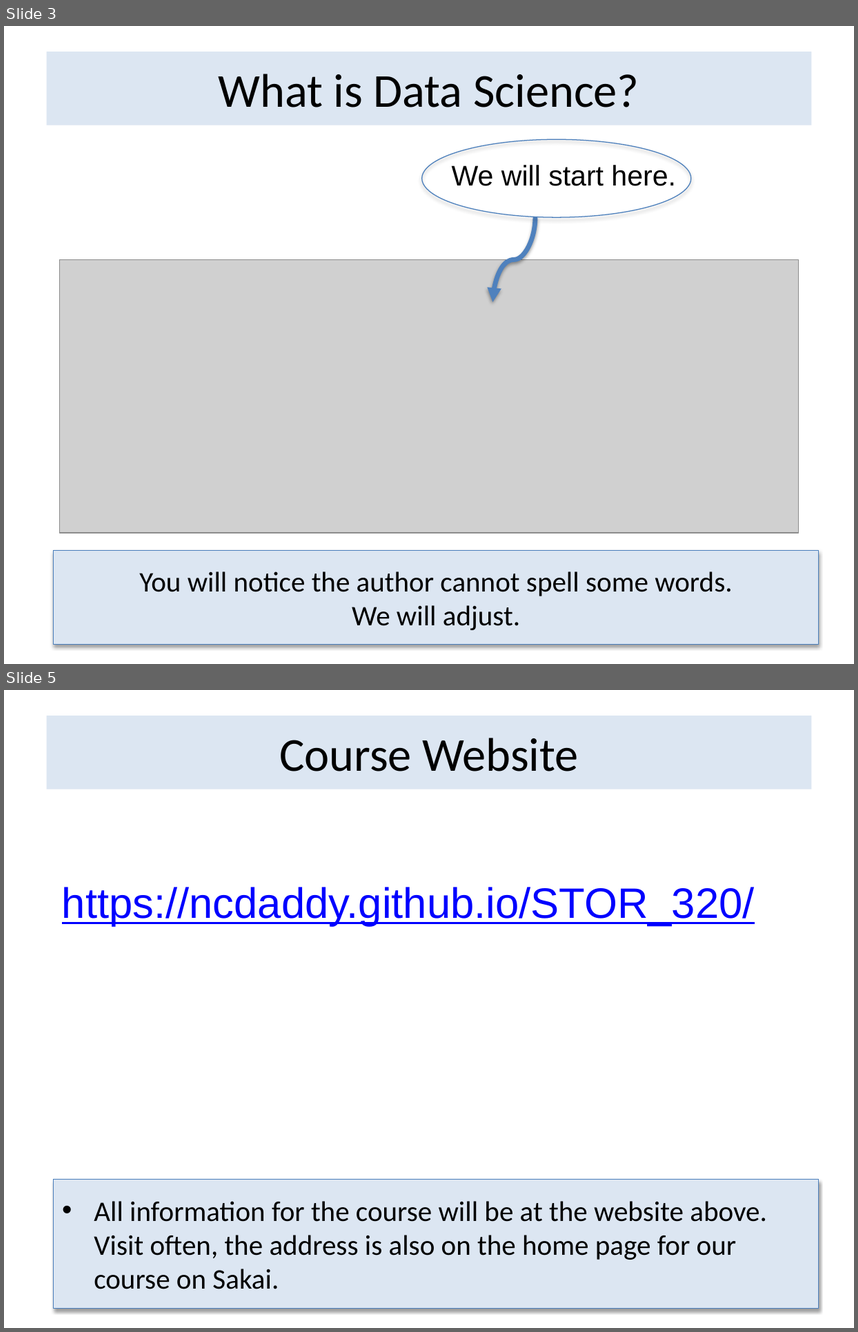
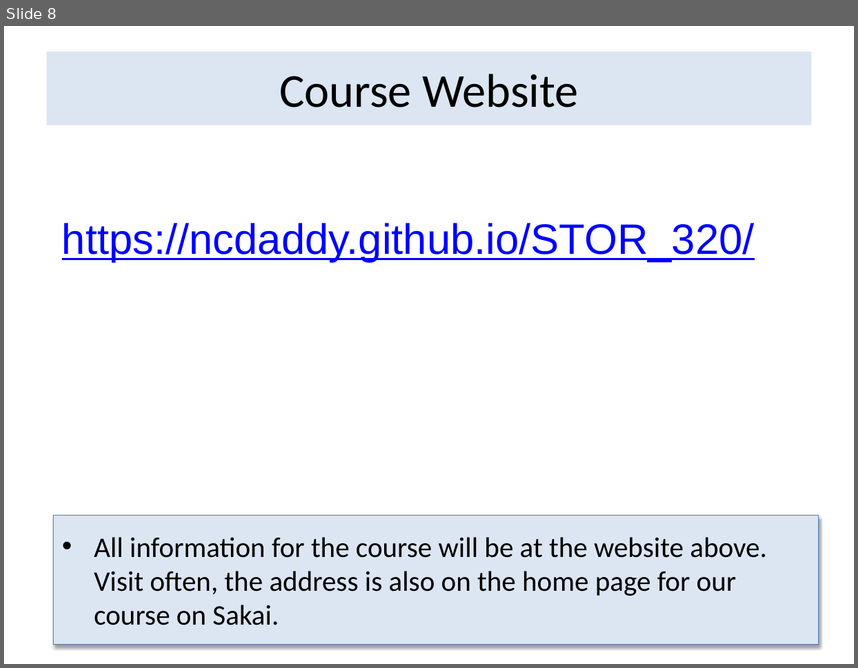
Before and after one commit to Yixf-Self/STOR320_WEBSITE, a slide deck: Lectures/Lecture 1/STOR 320 Lecture 1.pptx. Shown one above the other, each under a label of ours: slides 3 and 5 before the commit, slide 8 after it; the slides between them are not shown. The pictures are 858x1332 and 858x668 pixels, drawn with LibreOffice and Linux fonts; fonts in the diff are those of the drawing; grey boxes stand for pictures. Boxes give left, top, right and bottom in pixels: in the first picture for what was removed or moved away, otherwise in the second. Text is boxed around its words. In the diff, an @@ line names an element or a change of style, - is before the commit and + after.

```diff
--- a/Lectures/Lecture 1/STOR 320 Lecture 1.pptx
+++ b/Lectures/Lecture 1/STOR 320 Lecture 1.pptx
@@ slide 3 removed at (4, 26, 854, 664), background #FFFFFF @@
@@ title removed at (47, 52, 811, 125) @@
-What is Data Science?
@@ ellipse removed at (422, 139, 692, 217) @@
@@ text removed at (452, 165, 676, 186) @@
-We will start here.
@@ curved arrow removed from (535, 217) to (493, 302) @@
@@ picture removed at (59, 260, 798, 532) @@
@@ rectangle removed at (53, 550, 818, 644) @@
-You will notice the author cannot spell some words.
-We will adjust.
@@ what was slide 5 is now slide 8 @@
```
Also in this commit, not shown: 1 slide changed, 6 slides added, 2 other slides removed, 1 other file.
